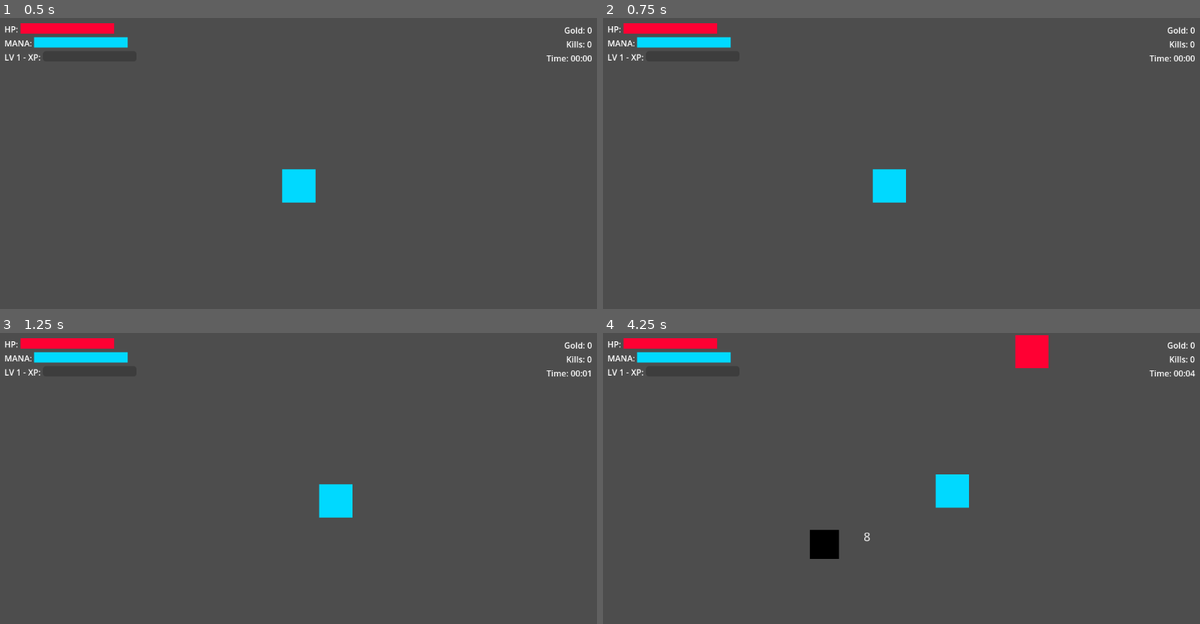
Above: before the commit, frames 1-4 (two rows, left to right).
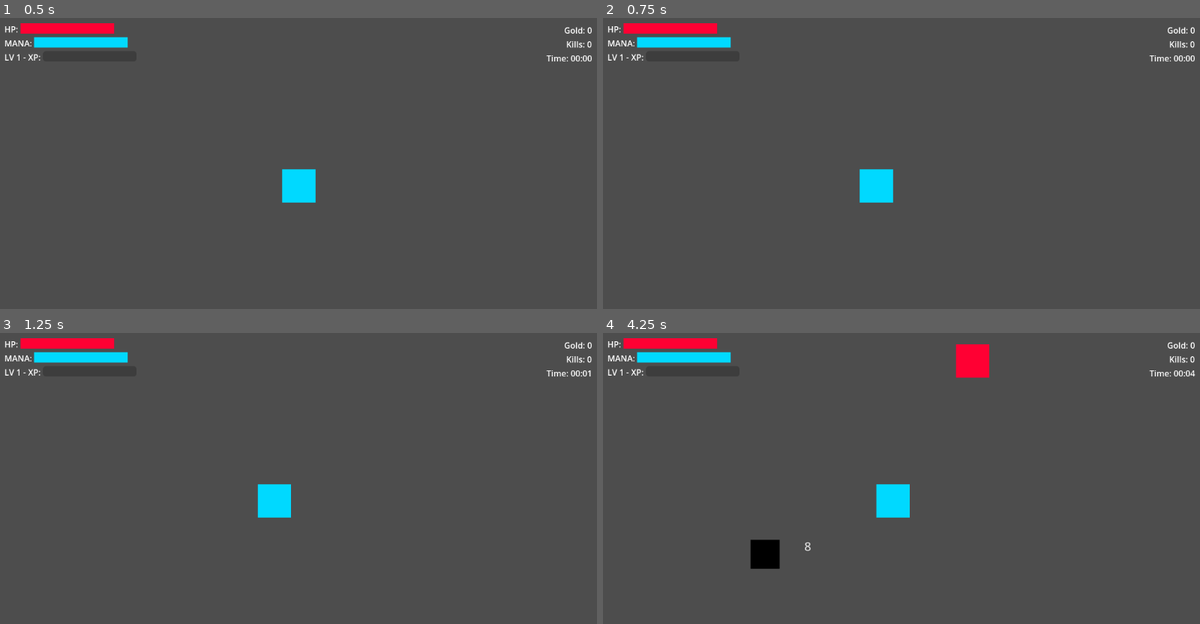
Above: after the commit, the same moments.

Repository: HoangAnhWilliam/Rescue-the-idol-godot
Game: Godot game, scene res://scenes/main.tscn
Same seed, same stepped clock (60 frames per second), same inputs: the game is played once before the commit and once after it. This scene is started directly instead of the project's main scene.
Inputs:
- Up to frame 1 (0.5 s): no input
- Up to frame 2 (0.75 s): tap Enter at 0.5 s; hold D (move_right) from 0.53 s (still down); tap E (interact) at 0.6 s
- Up to frame 3 (1.25 s): keep holding D (move_right)
- Up to frame 4 (4.25 s): release D (move_right) at 1.28 s; hold S (move_down) 1.28-2.03 s; tap E (interact) every 0.75 s from 1.35 to 3.6 s; hold D (move_right) 2.03-2.78 s; hold W (move_up) 2.78-3.53 s; hold A (move_left) from 3.53 s (still down)

Frame 1 is identical in both runs. In frame 2, 0.5% of the frame differs, in the area x 42-51%, y 51-64%; in frame 3, 1.3%; in frame 4, 3.6%, in the area x 24-75%, y 0-81%.

Commit message:
Fix camera to follow player - enable camera and improve smoothing speed

Diff:
--- a/scenes/player/player.tscn
+++ b/scenes/player/player.tscn
@@ -21,8 +21,9 @@
 shape = SubResource("RectangleShape2D_dovo2")
 
 [node name="Camera2D" type="Camera2D" parent="."]
+enabled = true
 position_smoothing_enabled = true
-position_smoothing_speed = 0.1
+position_smoothing_speed = 10.0
 
 [node name="WeaponPivot" type="Node2D" parent="."]
 
